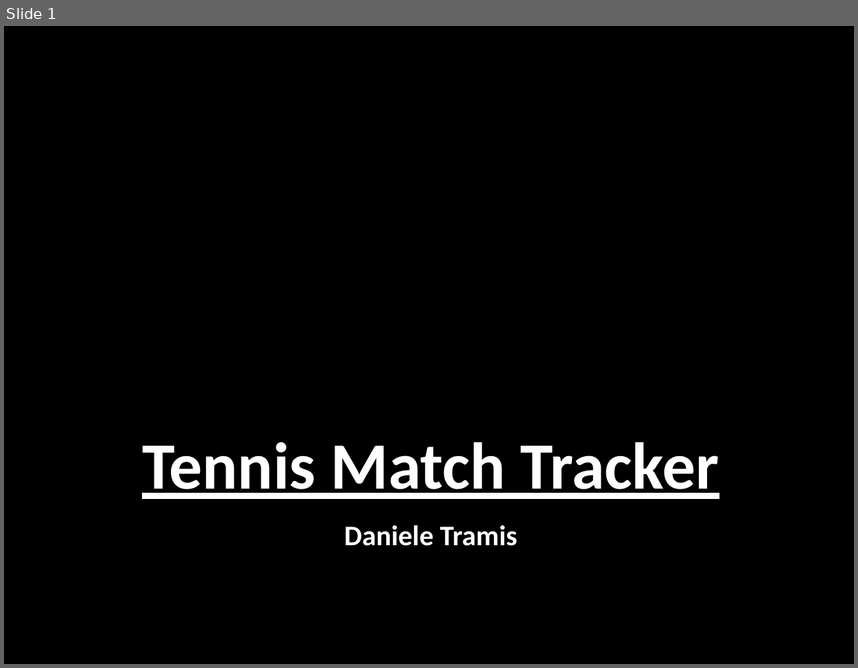
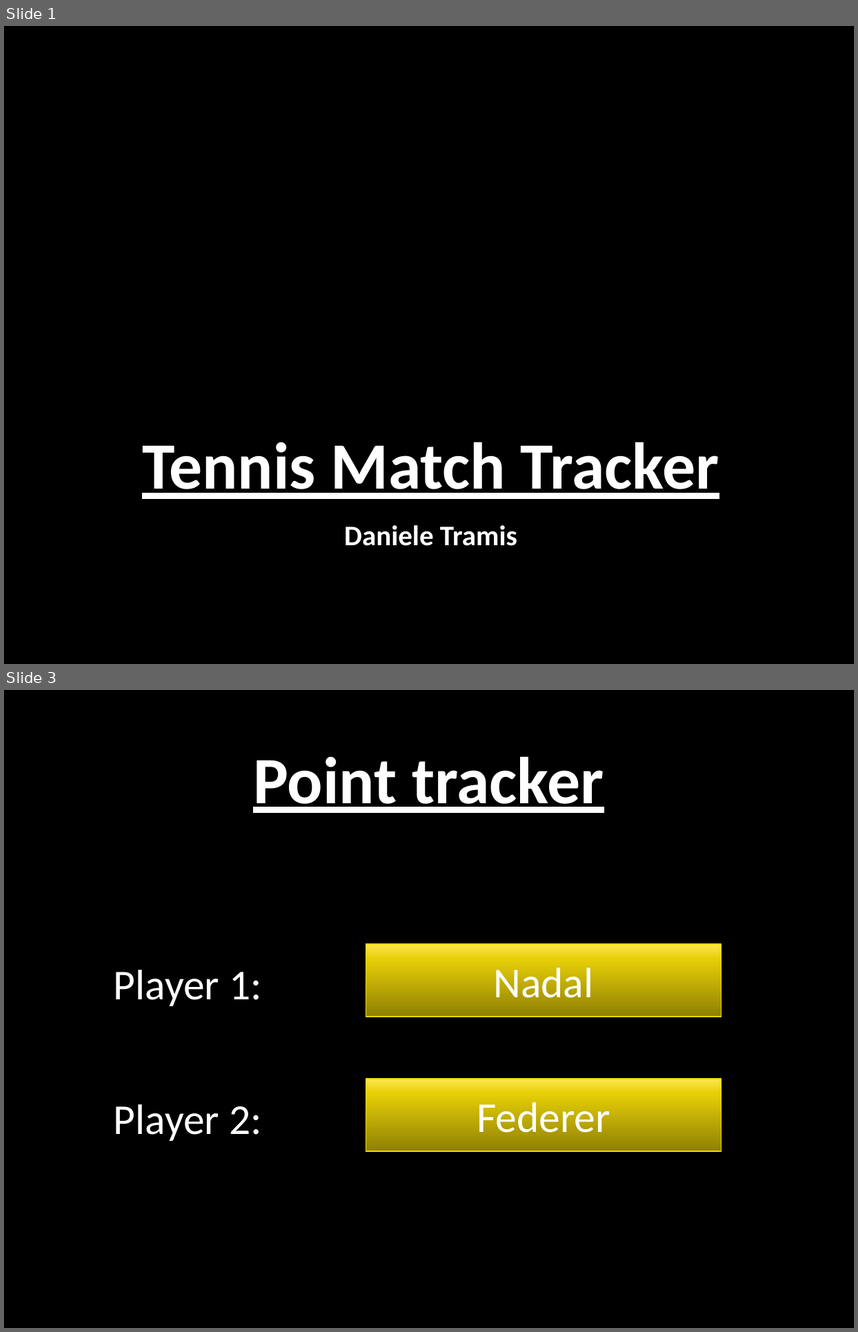
Before and after one commit to danieletramis/TennisMatchTracker, a slide deck: doc/design.pptx. Shown one above the other, each under a label of ours: slide 1 before the commit, slides 1 and 3 after it; the slides between them are not shown. The pictures are 858x668 and 858x1332 pixels, drawn with LibreOffice and Linux fonts; fonts in the diff are those of the drawing; background and template pictures are left out. Boxes give left, top, right and bottom in pixels: in the first picture for what was removed or moved away, otherwise in the second. Text is boxed around its words. In the diff, an @@ line names an element or a change of style, - is before the commit and + after.

```diff
--- a/doc/design.pptx
+++ b/doc/design.pptx
@@ slide 3 added at (4, 690, 854, 1328), background picture (left out) @@
@@ title added at (253, 756, 604, 813), 56 pt, text #FFFFFF, bold, underline @@
+Point tracker
@@ rectangle added at (366, 944, 722, 1016), fill gradient #8F8105 to #E7CF08 to #FFE552, outline #F2D902 1 pt, 36 pt, text #FFFFFF @@
+Nadal
@@ text added at (114, 969, 262, 1006), 36 pt, text #FFFFFF @@
+Player 1:
@@ rectangle added at (366, 1078, 722, 1151), fill gradient #8F8105 to #E7CF08 to #FFE552, outline #F2D902 1 pt, 36 pt, text #FFFFFF @@
+Federer
@@ text added at (114, 1104, 262, 1141), 36 pt, text #FFFFFF @@
+Player 2:
```
Also in this commit, not shown: 2 other slides added, 17 other files.
